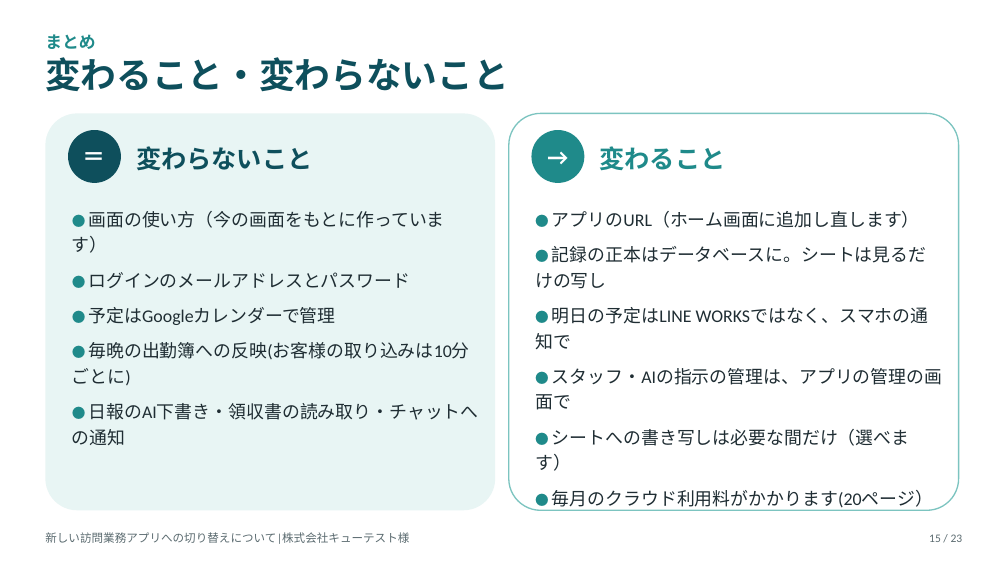
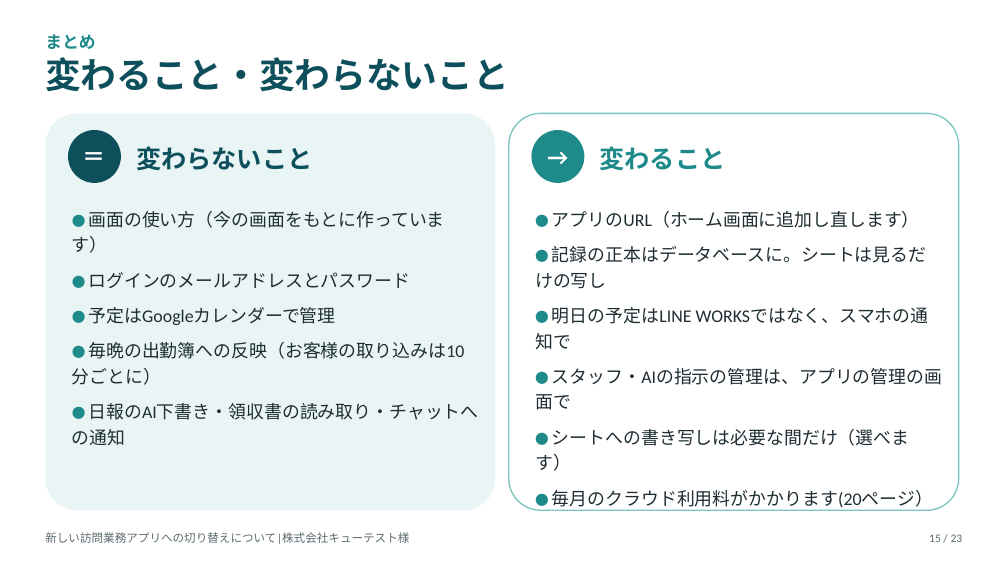
Before and after one commit to katahimo-dev/katahimo-app, a slide deck: slide 15 of doc/partner/新アプリ切替のご説明_キューテスト様.pptx. Drawn at 1008x567 pixels with LibreOffice and Linux fonts; fonts in the diff are those of the drawing. Boxes give left, top, right and bottom in pixels: in the first picture for what was removed or moved away, otherwise in the second. Text is boxed around its words. In the diff, an @@ line names an element or a change of style, - is before the commit and + after.

```diff
--- a/doc/partner/新アプリ切替のご説明_キューテスト様.pptx
+++ b/doc/partner/新アプリ切替のご説明_キューテスト様.pptx
@@ text at (88, 342, 464, 359): text changed @@
-● 毎晩の出勤簿への反映(お客様の取り込みは10分ごとに)
+● 毎晩の出勤簿への反映（お客様の取り込みは10分ごとに）
```
Also in this commit, not shown: 4 other slides changed, 21 other files.
